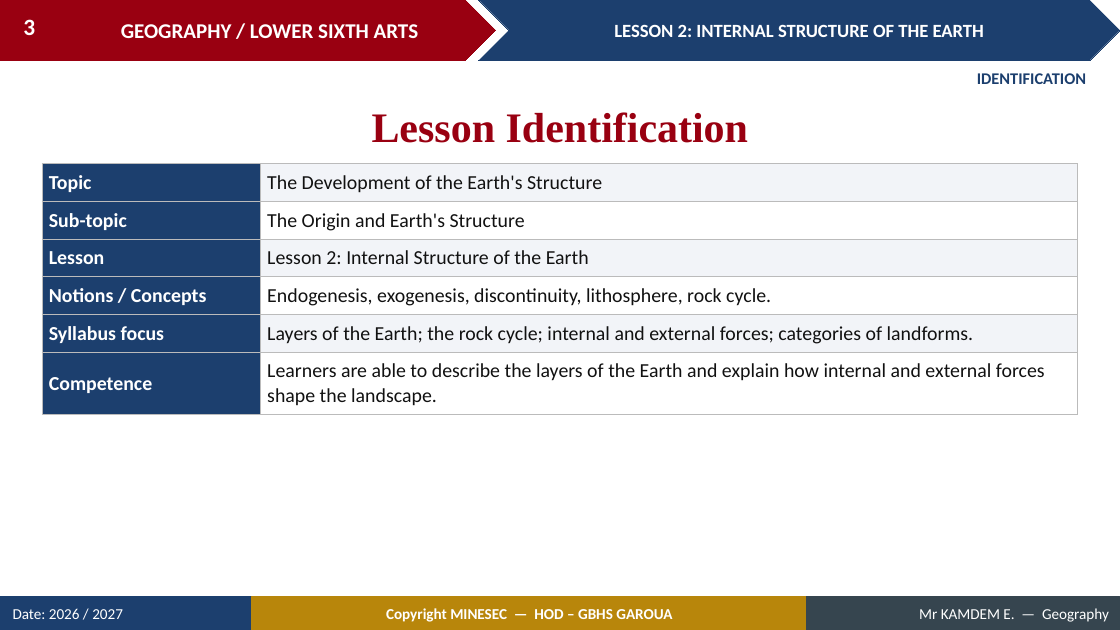
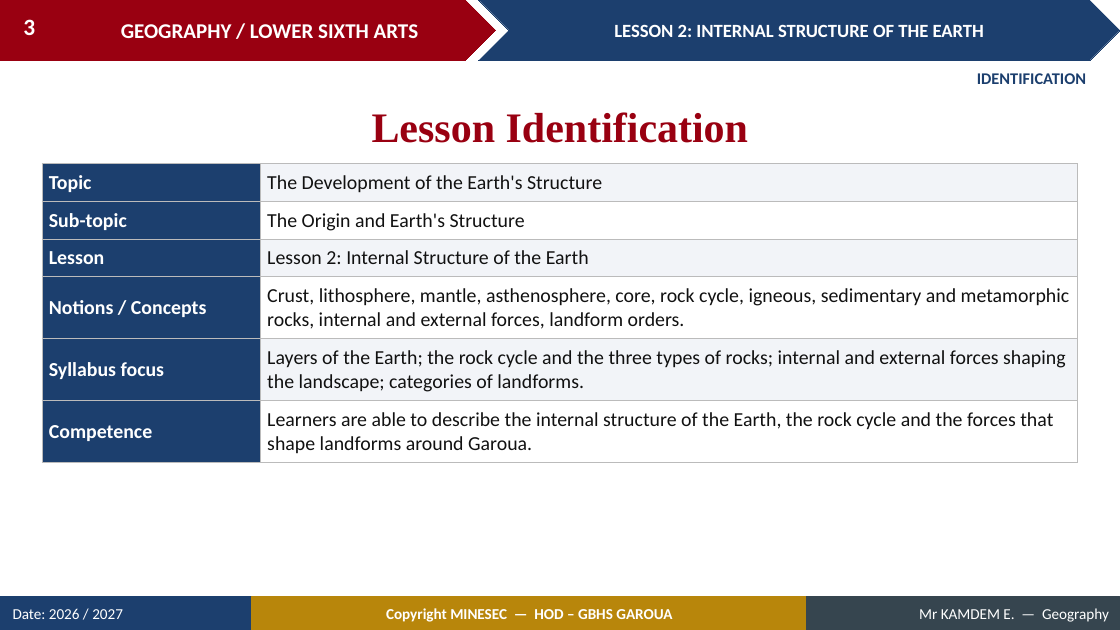
Before and after one commit to Berthautk/linea-github, a slide deck: slide 3 of lecons/LSA/Geomorphology/02_LSA_GEOMO_L02_Internal_Structure_of_the_Earth.pptx. Drawn at 1120x630 pixels with LibreOffice and Linux fonts; fonts in the diff are those of the drawing. Boxes give left, top, right and bottom in pixels: in the first picture for what was removed or moved away, otherwise in the second. Text is boxed around its words. In the diff, an @@ line names an element or a change of style, - is before the commit and + after.

```diff
--- a/lecons/LSA/Geomorphology/02_LSA_GEOMO_L02_Internal_Structure_of_the_Earth.pptx
+++ b/lecons/LSA/Geomorphology/02_LSA_GEOMO_L02_Internal_Structure_of_the_Earth.pptx
@@ table at [42, 164, 1078, 457] @@
-row 4, column 2: Endogenesis, exogenesis, discontinuity, lithosphere, rock cycle.
+row 4, column 2: Crust, lithosphere, mantle, asthenosphere, core, rock cycle, igneous, sedimentary and metamorphic rocks, internal and external forces, landform orders.
-row 5, column 2: Layers of the Earth; the rock cycle; internal and external forces; categories of landforms.
+row 5, column 2: Layers of the Earth; the rock cycle and the three types of rocks; internal and external forces shaping the landscape; categories of landforms.
-row 6, column 2: Learners are able to describe the layers of the Earth and explain how internal and external forces shape the landscape.
+row 6, column 2: Learners are able to describe the internal structure of the Earth, the rock cycle and the forces that shape landforms around Garoua.
```
Also in this commit, not shown: 45 other slides changed, 13 slides added, 9 slides removed, 52 other files.
